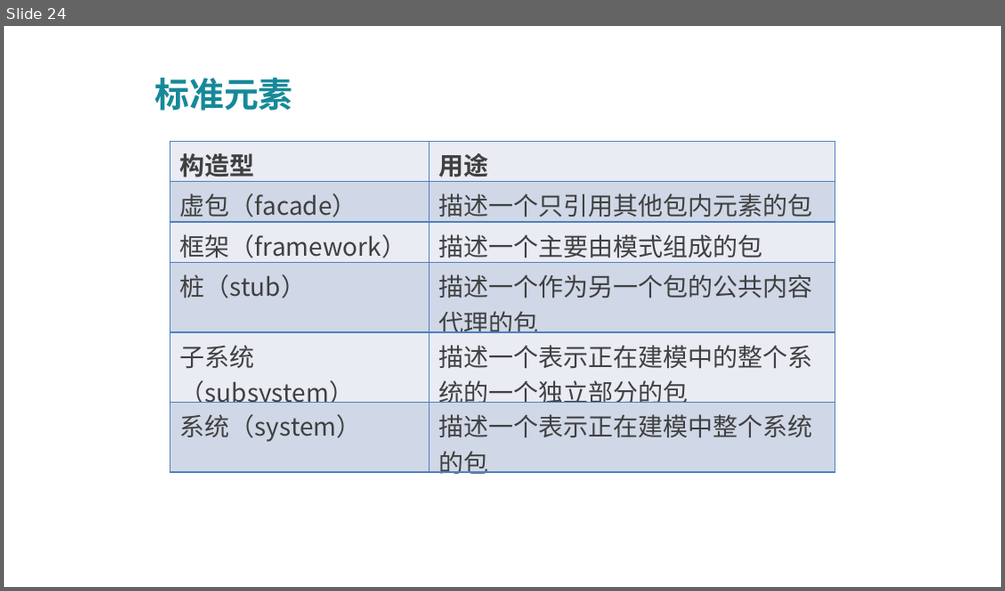
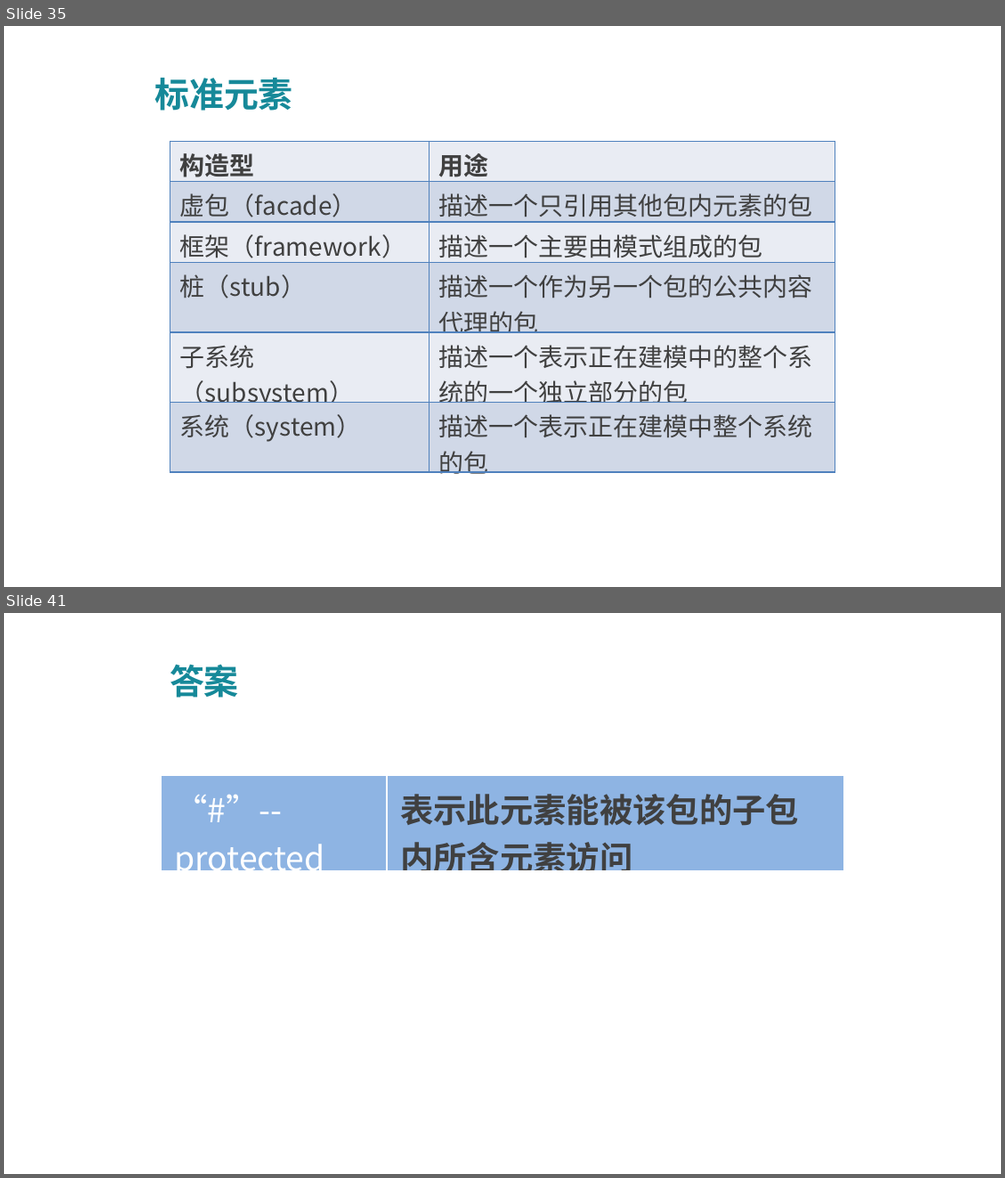
Before and after one commit to PRD2018-G03/PRD2018-G03-SoftwareEngineeringProject, a slide deck: PPT模板及制作/UML基础III翻转PPT.pptx. Shown one above the other, each under a label of ours: slide 24 before the commit, slides 35 and 41 after it; the slides between them are not shown. The pictures are 1005x591 and 1005x1178 pixels, drawn with LibreOffice and Linux fonts; fonts in the diff are those of the drawing; background and template pictures are left out. Boxes give left, top, right and bottom in pixels: in the first picture for what was removed or moved away, otherwise in the second. Text is boxed around its words. In the diff, an @@ line names an element or a change of style, - is before the commit and + after.

```diff
--- a/PPT模板及制作/UML基础III翻转PPT.pptx
+++ b/PPT模板及制作/UML基础III翻转PPT.pptx
@@ slide 41 added at (4, 613, 1001, 1174), background picture (left out) @@
@@ text added at (170, 664, 239, 698), 25 pt, text #168999, bold @@
+答案
@@ table added at (161, 776, 844, 883), 1 rows, 2 columns @@
+“#”--protected | 表示此元素能被该包的子包内所含元素访问
@@ what was slide 24 is now slide 35 @@
```
Also in this commit, not shown: 21 slides changed, 14 other slides added, 1 slide removed.
